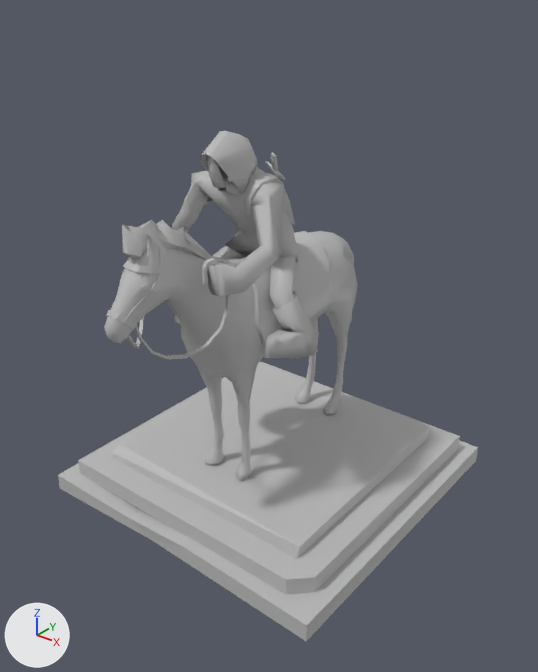
The FBX model Assets/Art/3DModelAlf/Statue_Reogard.fbx as it was, and as the next commit left it.
Before and after are seen from a camera (50 mm lens) standing at (2.55, -3.13, 3.02) and looking at (0.12, -0.08, 1.13). Arrows for +X, +Y and +Z are at lower left; the lights stay in place. The first picture is the older version. Where no turn or scale is listed for an object, it has been applied to the vertices. Vertices at exactly the same position are counted once.

The older version as bpy lines, for what is in view:
```python
me_mesh = bpy.data.meshes.new('Mesh')
me_mesh.from_pydata(...)  # 1682 vertices, 2064 faces; spans x -1.0..1.0, y -1.15..1.11, z 0.0..2.33
me_mesh.materials.append(mat_lambert2)  # grey #bcbcbc
ob_statue_reogard = bpy.data.objects.new('Statue_Reogard', me_mesh)
ob_statue_reogard.location = (0.0, 0.002, -0.02)
```
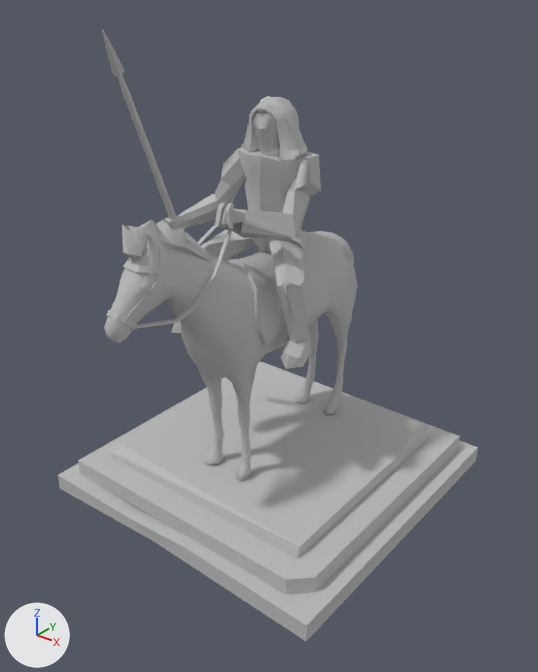
The newer file is also turned or shifted as a whole; pictures and numbers use the older file's frame.

Location of each change, [x1, y1, x2, y2] in pixels of the pictures (538 x 672 px):
'Statue_Reogard', reshaped (20% taller): before [58, 131, 478, 641]; after [58, 29, 478, 641]
part 1 of me_mesh, rebuilt (24% wider, 10% taller): before [172, 167, 298, 263]; after [164, 147, 321, 253]
part 2 of me_mesh, added: after [241, 96, 307, 161]
part 3 of me_mesh, added: after [171, 230, 256, 333]
part 4 of me_mesh, added: after [269, 240, 311, 369]
part 5 of me_mesh, added: after [252, 111, 280, 157]
part 6 of me_mesh, added: after [102, 29, 131, 99]
part 7 of me_mesh, added: after [125, 97, 176, 220]
part 8 of me_mesh, added: after [103, 34, 124, 77]
part 9 of me_mesh, deleted: before [171, 131, 295, 296]
part 10 of me_mesh, reshaped: before [116, 246, 318, 359]; after [116, 203, 234, 329]

The change, as a list of edits to the scene's bpy script:
```text
Change me_mesh:
    used by ob_statue_reogard; location = (0.0, 0.002, -0.02)
    remove me_mesh.from_pydata(...)  # 1682 vertices, 2064 faces; spans x -1.0..1.0, y -1.15..1.11, z 0.0..2.33
    add me_mesh.from_pydata(...)  # 1579 vertices, 1671 faces; spans x -1.0..1.0, y -1.15..1.11, z 0.0..2.8
    me_mesh part 1: the loose piece of 87 vertices spanning x -0.32..0.36, y -0.44..0.25, z 1.53..2.18 is rebuilt with 126 vertices and now spans x -0.55..0.3, y -0.42..0.29, z 1.51..2.18
    me_mesh part 2: a new loose piece of 141 vertices spanning x -0.2..0.2, y -0.03..0.3, z 2.09..2.45, in mat_lambert2 (grey #bcbcbc)
    me_mesh part 3: a new loose piece of 51 vertices spanning x -0.46..-0.03, y -0.38..0.19, z 1.08..1.71, in mat_lambert2 (grey #bcbcbc)
    me_mesh part 4: a new loose piece of 51 vertices spanning x -0.01..0.45, y -0.3..0.2, z 1.11..1.71, in mat_lambert2 (grey #bcbcbc)
    me_mesh part 5: a new loose piece of 50 vertices spanning x -0.1..0.12, y -0.03..0.22, z 2.12..2.42, in mat_lambert2 (grey #bcbcbc)
    me_mesh part 6: a new loose piece of 34 vertices spanning x -0.46..-0.42, y -0.67..-0.51, z 2.47..2.8, in mat_lambert2 (grey #bcbcbc)
    me_mesh part 7: a new loose piece of 32 vertices spanning x -0.52..-0.42, y -0.55..0.12, z 0.96..2.49, in mat_lambert2 (grey #bcbcbc)
    me_mesh part 8: a new loose piece of 21 vertices spanning x -0.45..-0.42, y -0.66..-0.56, z 2.58..2.8, in mat_lambert2 (grey #bcbcbc)
    me_mesh part 9: 9 loose pieces with 438 vertices, spanning x -0.33..0.4, y -0.76..0.17, z 1.57..2.33, are deleted
    me_mesh part 10
    178 vertices are removed from x -0.48..0.49, y -1.01..0.14, z 1.05..1.8
    228 faces are deleted
    2 vertices move from x -0.06..0.06, y -1.0, z 1.45 to x -0.12..0.12, y -0.81, z 1.51..1.53
    68 vertices are added at x -0.15..0.14, y -1.03..-0.31, z 1.5..1.99
    72 new faces join them
    other edits to the shape of me_mesh do not show in these pictures
```
